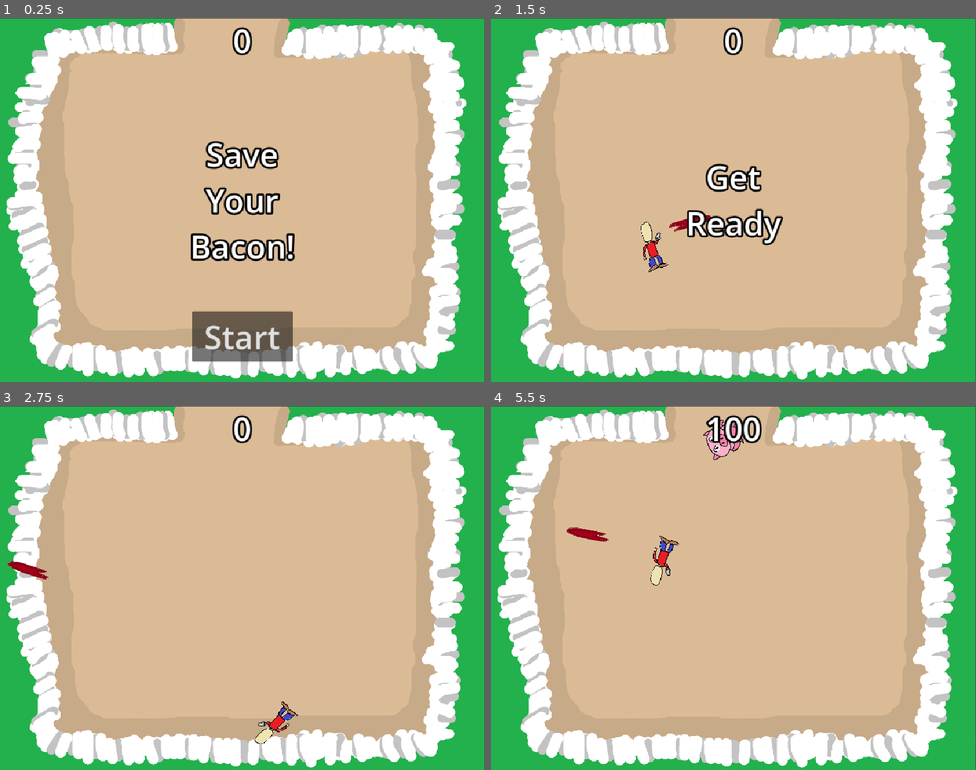
Above: before the commit, frames 1-4 (two rows, left to right).
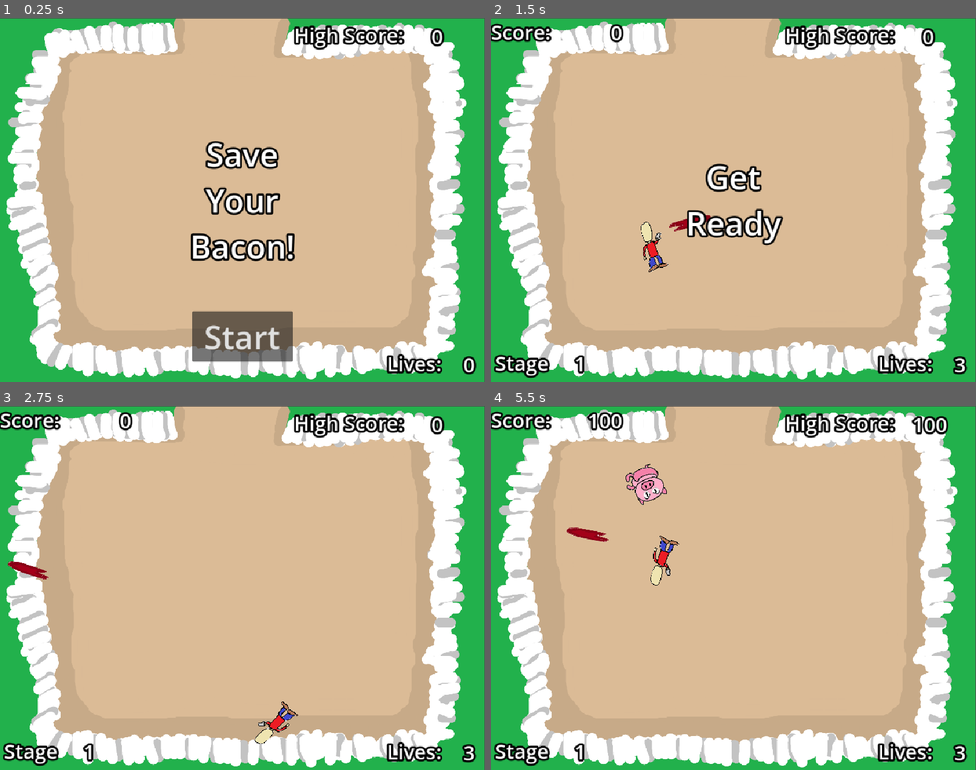
Above: after the commit, the same moments.

Repository: W-Amblt/COSC-3036-Assignment-1-Pig-Proto
Game: Godot game, scene res://main.tscn
The game is run twice, just before and just after one commit, with the same random seed, the same clock (stepped at 60 frames per second) and the same inputs.
Inputs (mouse positions are in pixels of both pictures, inside the frame that each line leads up to):
- Up to frame 1 (0.25 s): no input
- Up to frame 2 (1.5 s): click "Start" at 0.5 s; tap Enter at 1.25 s; move the mouse to (840, 181) at 1.27 s; press the mouse at (840, 181) at 1.28 s; hold D (move_right) from 1.28 s (still down)
- Up to frame 3 (2.75 s): move the mouse to (145, 606) at 2.02 s; release D (move_right) at 2.03 s; release the mouse at (145, 606) at 2.03 s; hold S (move_down) from 2.03 s (still down); click (145, 606) at 2.1 s
- Up to frame 4 (5.5 s): move the mouse to (782, 507) at 2.77 s; release S (move_down) at 2.78 s; press the mouse at (782, 507) at 2.78 s; hold D (move_right) 2.78-3.53 s; move the mouse to (709, 660) at 3.52 s; release the mouse at (709, 660) at 3.53 s; hold W (move_up) 3.53-4.28 s; click (709, 660) at 3.6 s; move the mouse to (879, 642) at 4.27 s; press the mouse at (879, 642) at 4.28 s; hold A (move_left) from 4.28 s (still down); move the mouse to (588, 533) at 5.02 s; release the mouse at (588, 533) at 5.03 s; click (588, 533) at 5.1 s

The runs differ from the first frame. In frame 1, 1.7% of the frame differs, in the area x 47-99%, y 2-98%; in frame 2, 2.9%; in frame 3, 2.9%; in frame 4, 4.5%, in the area x 0-99%, y 1-99%.

Commit message:
bug fixes + improvements
added lives, levels, fixed bugs

Diff:
--- a/hud.gd
+++ b/hud.gd
@@ -6,7 +6,11 @@
 
 # Called when the node enters the scene tree for the first time.
 func _ready() -> void:
-	pass # Replace with function body.
+	$ScoreLabel.hide()
+	$Score.hide()
+	$LvlLabel.hide()
+	$Lvl.hide()
+
 
 
 # Called every frame. 'delta' is the elapsed time since the previous frame.
@@ -14,10 +18,20 @@
 	pass
 
 func update_score(score):
-	$ScoreLabel.text = str(score)
+	$Score.text = str(score)
+
+func update_high_score(score):
+	$HighScore.text = str(score)
+
+func update_lvl(lvl):
+	$Lvl.text = str(lvl)
 
 func _on_start_button_pressed():
 	$StartButton.hide()
+	$ScoreLabel.show()
+	$Score.show()
+	$LvlLabel.show()
+	$Lvl.show()
 	start_game.emit()
 
 func _on_message_timer_timeout():
@@ -29,6 +43,23 @@
 	$Message.show()
 	$MessageTimer.start()
 
+func show_you_died():
+	show_message("You Died!")
+	await $MessageTimer.timeout
+
+	$StartButton.text = "Try Again"
+	$StartButton.show()
+
+func stage_clear():
+	show_message("Stage Clear!")
+
+
+	$StartButton.text = "Next Stage"
+	$StartButton.show()
+
+func update_lives(lives):
+	$Lives.text = str(lives)
+
 func show_game_over():
 	show_message("Game Over")
 	# Wait until the MessageTimer has counted down.
@@ -38,4 +69,5 @@
 	$Message.show()
 	# Make a one-shot timer and wait for it to finish.
 	await get_tree().create_timer(1.0).timeout
+	$StartButton.text = "Start"
 	$StartButton.show()
--- a/hud.tscn
+++ b/hud.tscn
@@ -11,20 +11,31 @@
 [node name="HUD" type="CanvasLayer" unique_id=1426620282]
 script = ExtResource("1_37p78")
 
-[node name="ScoreLabel" type="Label" parent="." unique_id=1471139678]
+[node name="ScoreLabel" type="Label" parent="." unique_id=362574135]
+offset_right = 127.0
+offset_bottom = 55.0
+theme_override_colors/font_shadow_color = Color(0, 0, 0, 0)
+theme_override_colors/font_outline_color = Color(0, 0, 0, 1)
+theme_override_constants/outline_size = 16
+theme_override_font_sizes/font_size = 40
+text = "Score:"
+vertical_alignment = 1
+
+[node name="Score" type="Label" parent="." unique_id=1471139678]
 anchors_preset = 5
 anchor_left = 0.5
 anchor_right = 0.5
-offset_left = -20.0
-offset_right = 20.0
-offset_bottom = 88.0
+offset_left = -297.0
+offset_top = -15.0
+offset_right = -220.0
+offset_bottom = 73.0
 grow_horizontal = 2
 theme_override_colors/font_shadow_color = Color(0, 0, 0, 0)
 theme_override_colors/font_outline_color = Color(0, 0, 0, 1)
 theme_override_constants/outline_size = 16
-theme_override_font_sizes/font_size = 64
+theme_override_font_sizes/font_size = 40
 text = "0"
-horizontal_alignment = 1
+horizontal_alignment = 2
 vertical_alignment = 1
 
 [node name="Message" type="Label" parent="." unique_id=370093094]
@@ -65,5 +76,71 @@
 wait_time = 2.0
 one_shot = true
 
+[node name="HighScoreLabel" type="Label" parent="." unique_id=1724546744]
+offset_left = 582.0
+offset_top = 6.0
+offset_right = 799.0
+offset_bottom = 61.0
+theme_override_colors/font_shadow_color = Color(0, 0, 0, 0)
+theme_override_colors/font_outline_color = Color(0, 0, 0, 1)
+theme_override_constants/outline_size = 16
+theme_override_font_sizes/font_size = 40
+text = "High Score:"
+horizontal_alignment = 1
+vertical_alignment = 1
+
+[node name="HighScore" type="Label" parent="." unique_id=1739406243]
+offset_left = 834.0
+offset_top = 9.0
+offset_right = 898.0
+offset_bottom = 64.0
+theme_override_constants/outline_size = 16
+theme_override_font_sizes/font_size = 40
+text = "0"
+horizontal_alignment = 1
+vertical_alignment = 1
+
+[node name="LvlLabel" type="Label" parent="." unique_id=504840730]
+offset_left = 8.0
+offset_top = 655.0
+offset_right = 124.0
+offset_bottom = 710.0
+theme_override_constants/outline_size = 16
+theme_override_font_sizes/font_size = 40
+text = "Stage "
+
+[node name="Lvl" type="Label" parent="." unique_id=161513295]
+offset_left = 156.0
+offset_top = 656.0
+offset_right = 197.0
+offset_bottom = 711.0
+theme_override_constants/outline_size = 16
+theme_override_font_sizes/font_size = 40
+text = "0"
+horizontal_alignment = 1
+vertical_alignment = 1
+
+[node name="LivesLabel" type="Label" parent="." unique_id=897897999]
+offset_left = 766.0
+offset_top = 656.0
+offset_right = 884.0
+offset_bottom = 711.0
+theme_override_constants/outline_size = 16
+theme_override_font_sizes/font_size = 40
+text = "Lives: "
+horizontal_alignment = 1
+vertical_alignment = 1
+
+[node name="Lives" type="Label" parent="." unique_id=1952516888]
+offset_left = 909.0
+offset_top = 658.0
+offset_right = 949.0
+offset_bottom = 713.0
+theme_override_constants/outline_size = 16
+theme_override_font_sizes/font_size = 40
+text = "0"
+horizontal_alignment = 1
+vertical_alignment = 1
+
 [connection signal="pressed" from="StartButton" to="." method="_on_start_button_pressed"]
 [connection signal="timeout" from="MessageTimer" to="." method="_on_message_timer_timeout"]
--- a/main.gd
+++ b/main.gd
@@ -1,8 +1,14 @@
 extends Node
 @export var mob_scene: PackedScene
-var score
+var score = 0
 signal player_dead
 var spawn_points = 20
+var current_spawn_points = 0
+var high_score = 0
+var current_lvl = 1
+var spawn_init = true
+var velocity_multiplier
+var score_multiplier
 
 # Called when the node enters the scene tree for the first time.
 func _ready() -> void:
@@ -13,14 +19,24 @@
 
 # Called every frame. 'delta' is the elapsed time since the previous frame.
 func _process(delta: float) -> void:
-	pass
+	if score > high_score:
+		$HUD.update_high_score(score)
 
 
 
 func game_over():
 	$ScoreTimer.stop()
 	$MobTimer.stop()
-	$HUD.show_game_over()
+	if $Player.get_lives() <= 0:
+		$HUD.show_game_over()
+		spawn_init = true
+	else:
+		$HUD.show_you_died()
+
+
+	if score > high_score:
+		high_score = score
+		$HUD.update_high_score(high_score)
 
 func clear_mobs():
 	for mob in get_tree().get_nodes_in_group("mobs"):
@@ -28,16 +44,27 @@
 
 func new_game():
 	clear_mobs()
-	score = 0
+
+	if spawn_init:
+		score = 0
+		current_lvl = 1
+		spawn_points = 20
+		current_spawn_points = spawn_points
+		velocity_multiplier = 1.0
+		score_multiplier = 1
+		spawn_init = false
+	elif current_spawn_points <= 6:
+		current_spawn_points += 5
+	$HUD.update_lvl(current_lvl)
 	$Player.start($StartPosition.position)
+	$HUD.update_lives($Player.get_lives())
 	$StartTimer.start()
 	$HUD.update_score(score)
 	$HUD.show_message("Get Ready")
 
 
-
 func _on_mob_timer_timeout():
-	if spawn_points > 0:
+	if current_spawn_points > 0:
 		# Create a new instance of the Mob scene.
 		var mob = mob_scene.instantiate()
 
@@ -60,18 +87,32 @@
 		mob.rotation = direction_angle
 
 		# Choose the velocity for the mob.
-		var velocity = Vector2(randf_range(150.0, 250.0), 0.0)
+		var velocity = Vector2(randf_range(350.0 * velocity_multiplier, 450.0 * velocity_multiplier), 0.0)
 		mob.linear_velocity = velocity.rotated(direction_angle)
+
 
 		# Spawn the mob by adding it to the Main scene.
 		add_child(mob)
-		spawn_points -= 1
-	else:
+		current_spawn_points -= 1
+		print(current_spawn_points)
+	elif current_spawn_points <= 0 and get_tree().get_nodes_in_group("mobs").size() == 0:
+		stage_clear()
+		$MobTimer.stop()
 		return
+
+func stage_clear():
+	spawn_points += 10
+	current_spawn_points = spawn_points
+	current_lvl += 1
+	velocity_multiplier += 0.5
+	score_multiplier += 1
+	$MobTimer.wait_time = $MobTimer.wait_time * 0.9
+	$HUD.stage_clear()
+
 
 
 func _on_enemy_killed(points: int):
-	score += points
+	score += points * score_multiplier
 	$HUD.update_score(score)
 
 func _on_start_timer_timeout():
--- a/player.gd
+++ b/player.gd
@@ -4,6 +4,7 @@
 var screen_size # Size of the game window.
 @export var is_alive: bool = true
 @export var can_shoot: bool = false
+var player_lives = 3
 
 const bullet_scene = preload("res://bullet.tscn")
 
@@ -19,11 +20,15 @@
 	hide()
 
 func start(pos):
+	if player_lives <= 0:
+		player_lives = 3
 	position = pos
 	show()
 	$"Wall Collision".disabled = false
 	is_alive = true
 	can_shoot = true
+	$Hitbox/CollisionShape2D.set_deferred("disabled", false)
+
 
 # Called every frame. 'delta' is the elapsed time since the previous frame.
 func _physics_process(delta: float) -> void:
@@ -67,14 +72,20 @@
 	get_parent().add_child(new_bullet)
 
 
+func get_lives():
+	return player_lives
+
 
 func _on_body_entered(body: Node2D) -> void:
 	is_alive = false
 	hide() # Player disappears after being hit.
+	player_lives -= 1
 	hit.emit()
 	# Must be deferred as we can't change physics properties on a physics callback.
 	$Hitbox/CollisionShape2D.set_deferred("disabled", true)
 
 
+
+
 func _on_shoot_timer_timeout() -> void:
 	can_shoot = true
